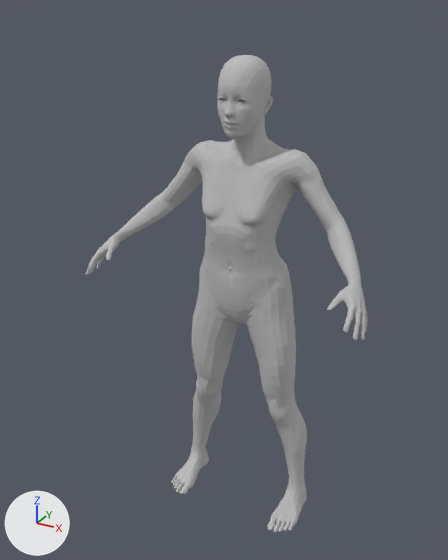
A saved change to the glTF model site/assets/wearer-body.glb.
Before and after are seen from a 50 mm camera at (8.9, -18.05, 9.78) aimed at (-0.37, -1.19, 1.35). Arrows for +X, +Y and +Z are at lower left; the lights stay in place. The picture after the commit comes second.

Names of what the first picture shows: 'body'.
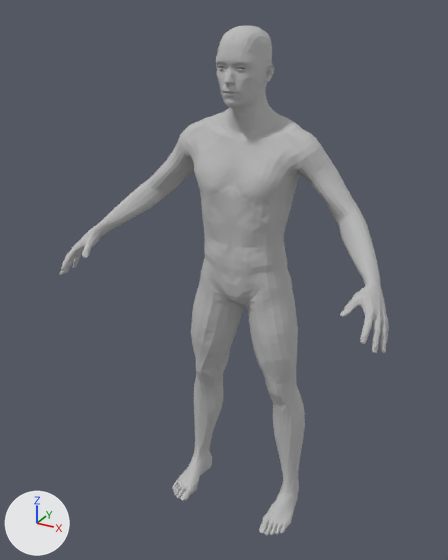
The edits, one by one:
me_body_1 is used by ob_body; location (0.0, -1.1, 0.16); scale (8.33, 8.33, 8.33).
me_body_1 had 13380 vertices, 26754 faces and spanned x -0.6..0.6, y -0.25..0.25, z -1.0..1.0.
me_body_1 now has 13380 vertices, 26756 faces and spans x -0.65..0.65, y -0.27..0.27, z -1.0..1.0.
me_body_1 part 1: 13376 of 13380 vertices moved; they spanned x -0.6..0.6, y -0.25..0.25, z -1.0..1.0 and now span x -0.65..0.65, y -0.27..0.27, z -1.0..1.0; mean shift (0.0, 0.02, 0.0); largest move (-0.11, 0.07, -0.38) -> (-0.08, 0.09, -0.28).
Object 'body' (ob_body) moves from (0.0, -1.1, 0.16) to (0.0, -1.4, 0.56).
Object 'body' (ob_body) is rescaled from (8.33, 8.33, 8.33) to (8.74, 8.74, 8.74).

Changed parts and their boxes (x1, y1, x2, y2) in the pictures (448 x 560 px):
'body', reshaped, moved, rescaled (17% wider, 7% taller)
    before: (86, 55, 368, 533)
    after: (60, 25, 389, 536)
